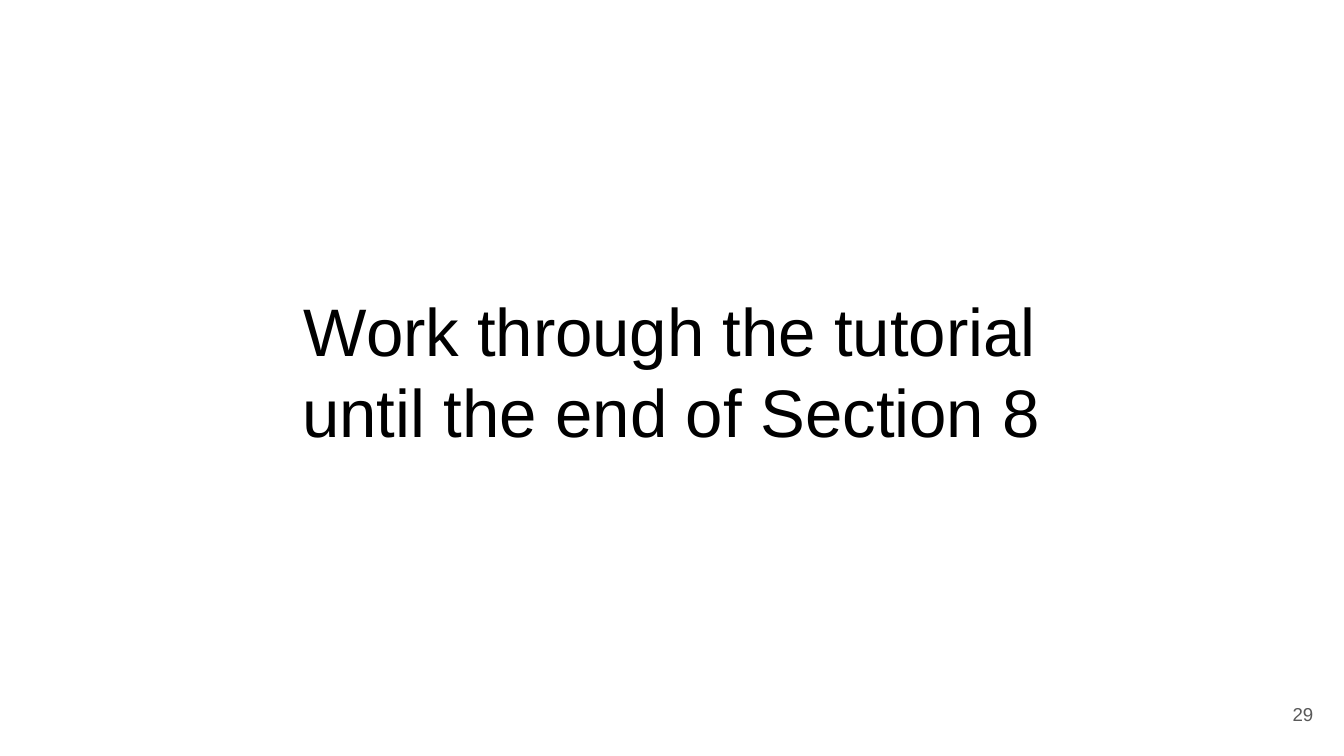
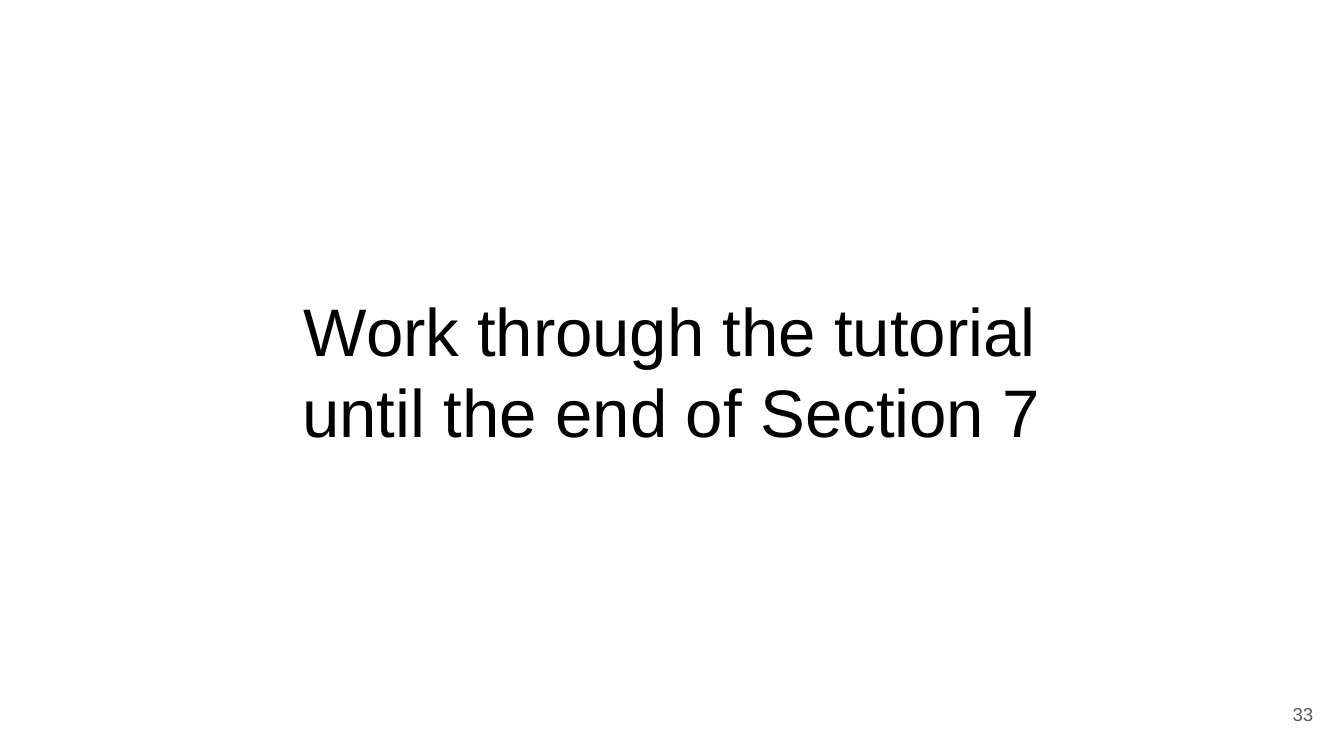
Before and after one commit to WHOIGit/Rshinypresentation, a slide deck: slide 33 of shinyRpresentation.odp (slide 29 before the commit). Drawn at 1344x756 pixels with LibreOffice and Linux fonts; fonts in the diff are those of the drawing. Boxes give left, top, right and bottom in pixels: in the first picture for what was removed or moved away, otherwise in the second. Text is boxed around its words. In the diff, an @@ line names an element or a change of style, - is before the commit and + after.

```diff
--- a/shinyRpresentation.odp
+++ b/shinyRpresentation.odp
@@ title at [302,307,1039,438]: text changed @@
-Work through the tutorial until the end of Section 8
+Work through the tutorial until the end of Section 7
@@ page number at [1293,708,1314,721]: text changed @@
-29
+33
```
Also in this commit, not shown: 28 other slides changed, 10 slides added, 7 slides removed, 8 other files.
